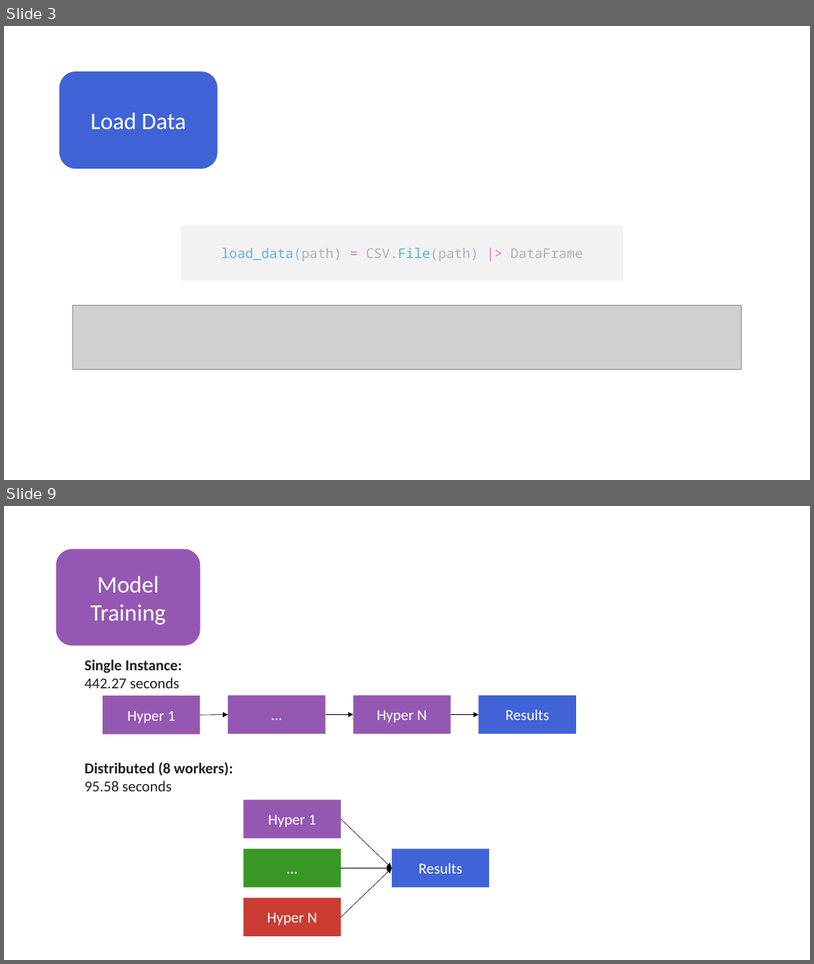
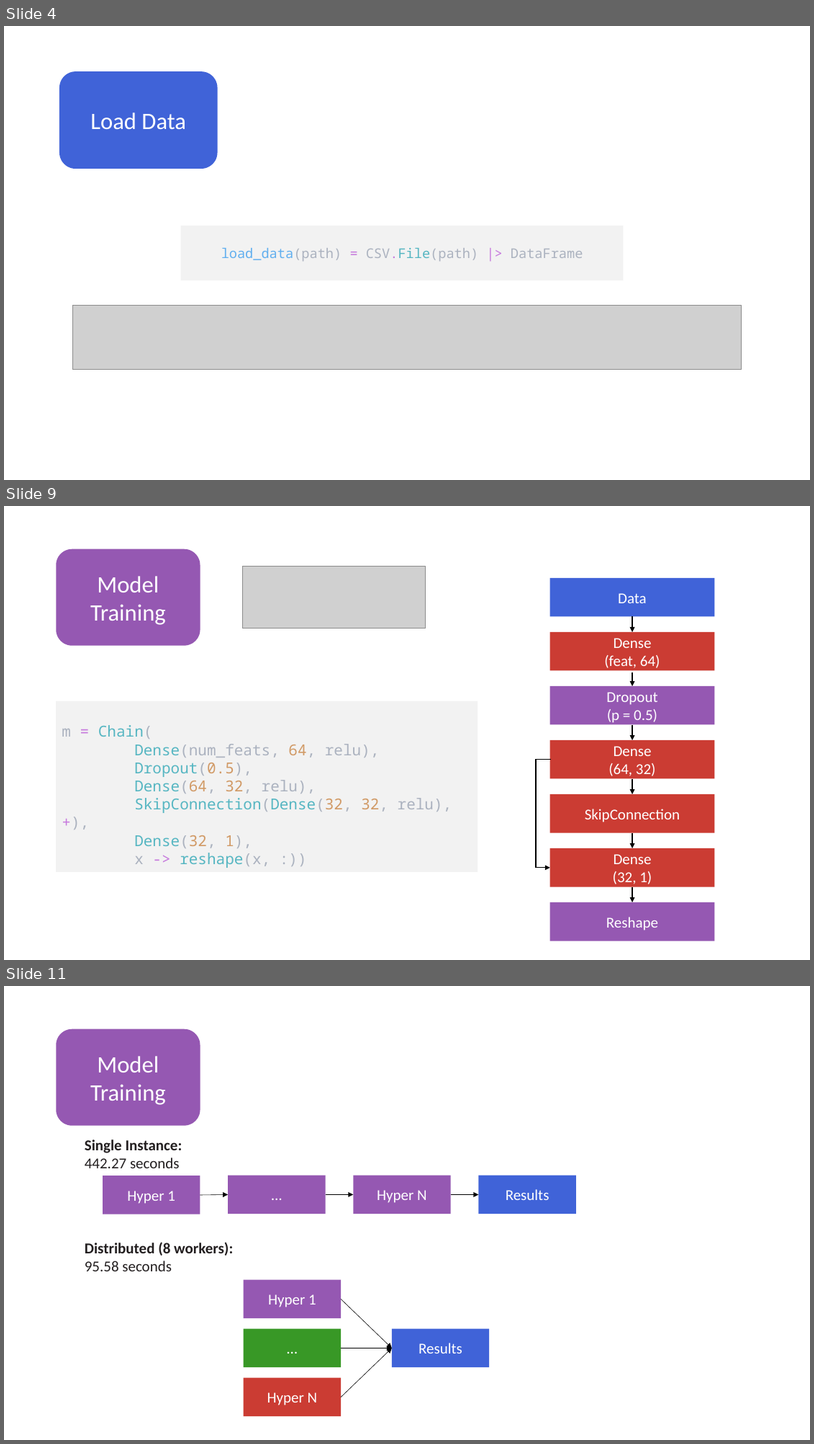
Before and after one commit to JuliaComputing/ScoringEngineDemo.jl, a slide deck: webinar-2022-02-15.pptx. Shown one above the other, each under a label of ours: slides 3 and 9 before the commit, slides 4, 9 and 11 after it; the slides between them are not shown. The pictures are 814x964 and 814x1444 pixels, drawn with LibreOffice and Linux fonts; fonts in the diff are those of the drawing; grey boxes stand for pictures. Boxes give left, top, right and bottom in pixels: in the first picture for what was removed or moved away, otherwise in the second. Text is boxed around its words. In the diff, an @@ line names an element or a change of style, - is before the commit and + after.

```diff
--- a/webinar-2022-02-15.pptx
+++ b/webinar-2022-02-15.pptx
@@ slide 9 added at box(4, 506, 810, 960), background #FFFFFF @@
@@ rounded rectangle added at box(56, 549, 200, 646), fill #9558B2, 28 pt, text #FFFFFF @@
+Model Training
@@ picture added at box(242, 566, 426, 628) @@
@@ rectangle added at box(550, 578, 715, 617), fill #4063D8, 18 pt, text #FFFFFF @@
+Data
@@ rectangle added at box(550, 632, 715, 671), fill #CB3C33, 18 pt, text #FFFFFF @@
+Dense
+(feat, 64)
@@ arrow added from (633, 617) to (633, 632), #000000 1 pt @@
@@ arrow added from (633, 672) to (633, 686), #000000 1 pt @@
@@ rectangle added at box(550, 686, 715, 725), fill #9558B2, 18 pt, text #FFFFFF @@
+Dropout
+(p = 0.5)
@@ rectangle added at box(56, 701, 478, 872), fill #F2F2F2, 18 pt, text #ABB2BF @@
+m = Chain(
+Dense(num_feats, 64, relu),
+Dropout(0.5),
+Dense(64, 32, relu),
+SkipConnection(Dense(32, 32, relu), +),
+Dense(32, 1),
+x -> reshape(x, :))
@@ rectangle added at box(550, 740, 715, 779), fill #CB3C33, 18 pt, text #FFFFFF @@
+Dense
+(64, 32)
@@ arrow added from (633, 724) to (633, 740), #000000 1 pt @@
@@ elbow arrow added from (551, 759) to (550, 867), #000000 1 pt @@
@@ arrow added from (633, 779) to (633, 794), #000000 1 pt @@
@@ rectangle added at box(550, 794, 715, 833), fill #CB3C33, 18 pt, text #FFFFFF @@
+SkipConnection
@@ rectangle added at box(550, 848, 715, 886), fill #CB3C33, 18 pt, text #FFFFFF @@
+Dense
+(32, 1)
@@ arrow added from (633, 833) to (633, 848), #000000 1 pt @@
@@ arrow added from (633, 886) to (633, 902), #000000 1 pt @@
@@ rectangle added at box(550, 902, 715, 941), fill #9558B2, 18 pt, text #FFFFFF @@
+Reshape
@@ what was slide 3 is now slide 4 @@
@@ what was slide 9 is now slide 11 @@
```
Also in this commit, not shown: 5 slides changed, 4 other slides added, 1 slide removed, 1 other file.
